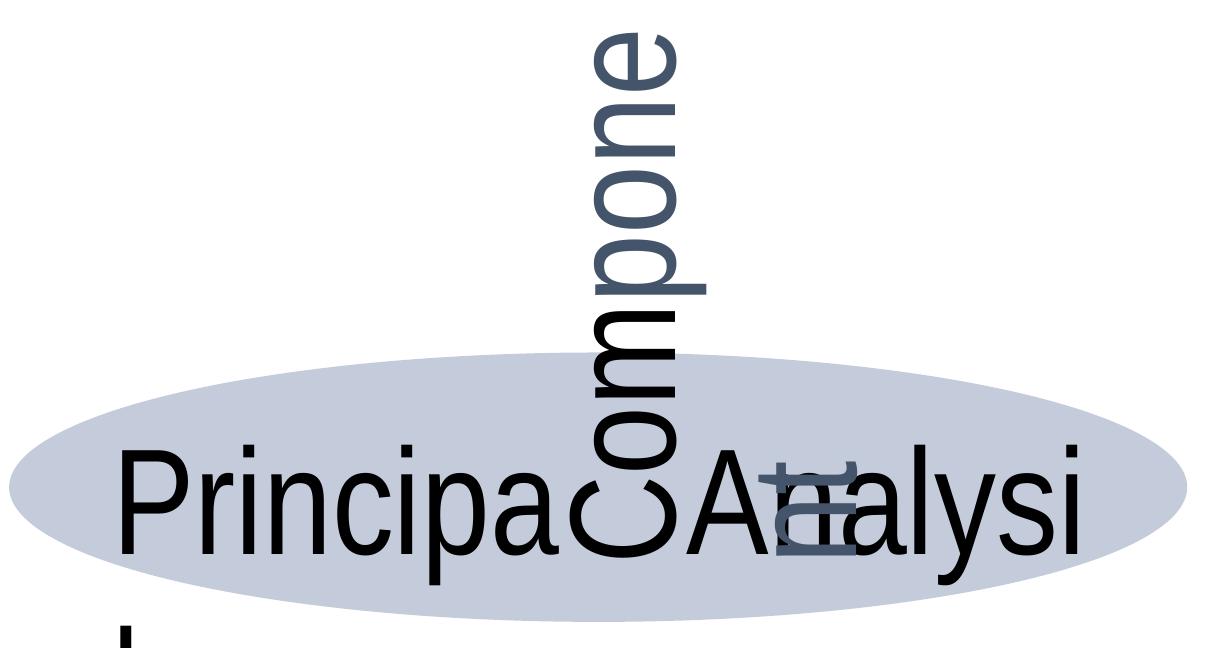
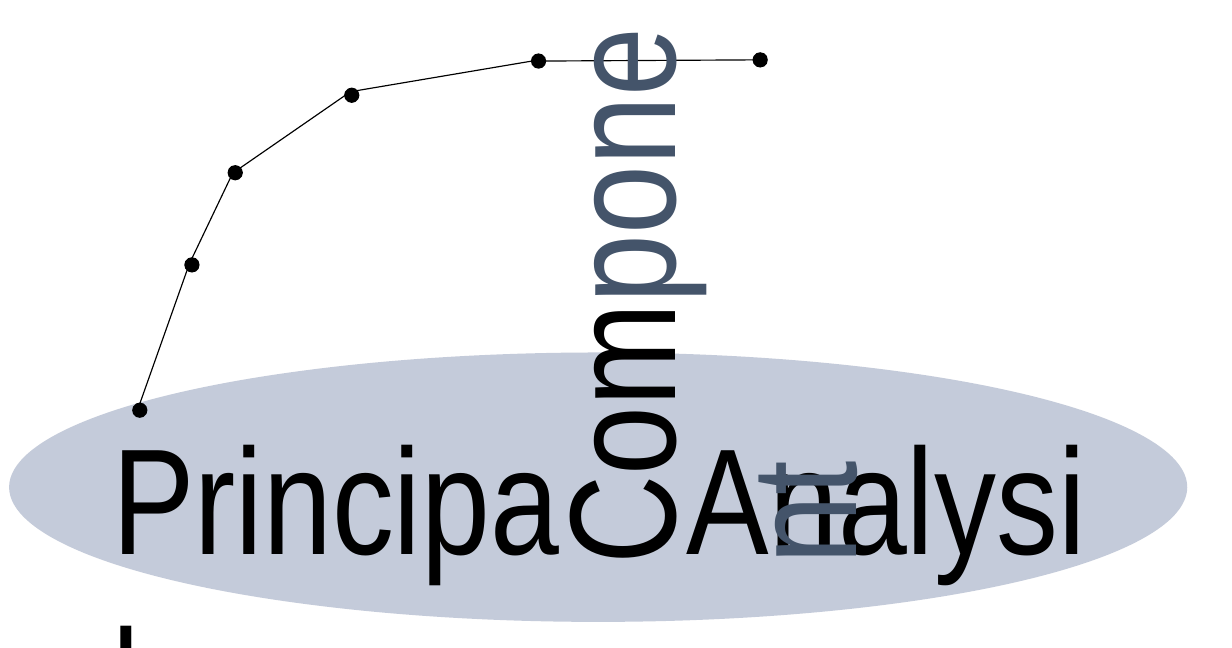
Before and after one commit to erdogant/pca, a slide deck: slide 1 of docs/figs/logo.pptx. Drawn at 1232x648 pixels with LibreOffice and Linux fonts; fonts in the diff are those of the drawing. Boxes give left, top, right and bottom in pixels: in the first picture for what was removed or moved away, otherwise in the second. Text is boxed around its words. In the diff, an @@ line names an element or a change of style, - is before the commit and + after.

```diff
--- a/docs/figs/logo.pptx
+++ b/docs/figs/logo.pptx
@@ ellipse added at bbox=[532, 54, 545, 68], fill #000000, outline #000000 1 pt @@
@@ line added from (545, 61) to (754, 59), #000000 0.5 pt @@
@@ ellipse added at bbox=[754, 53, 768, 66], fill #000000, outline #000000 1 pt @@
@@ ellipse added at bbox=[346, 89, 359, 102], fill #000000, outline #000000 1 pt @@
@@ line added from (356, 91) to (532, 61), #000000 0.5 pt @@
@@ line added from (240, 168) to (346, 96), #000000 0.5 pt @@
@@ line added from (193, 259) to (231, 178), #000000 0.5 pt @@
@@ ellipse added at bbox=[229, 166, 242, 180], fill #000000, outline #000000 1 pt @@
@@ ellipse added at bbox=[186, 259, 199, 272], fill #000000, outline #000000 1 pt @@
@@ line added from (140, 404) to (188, 270), #000000 0.5 pt @@
@@ ellipse added at bbox=[133, 404, 147, 417], fill #000000, outline #000000 1 pt @@
```
Also in this commit, not shown: 1 other file.
